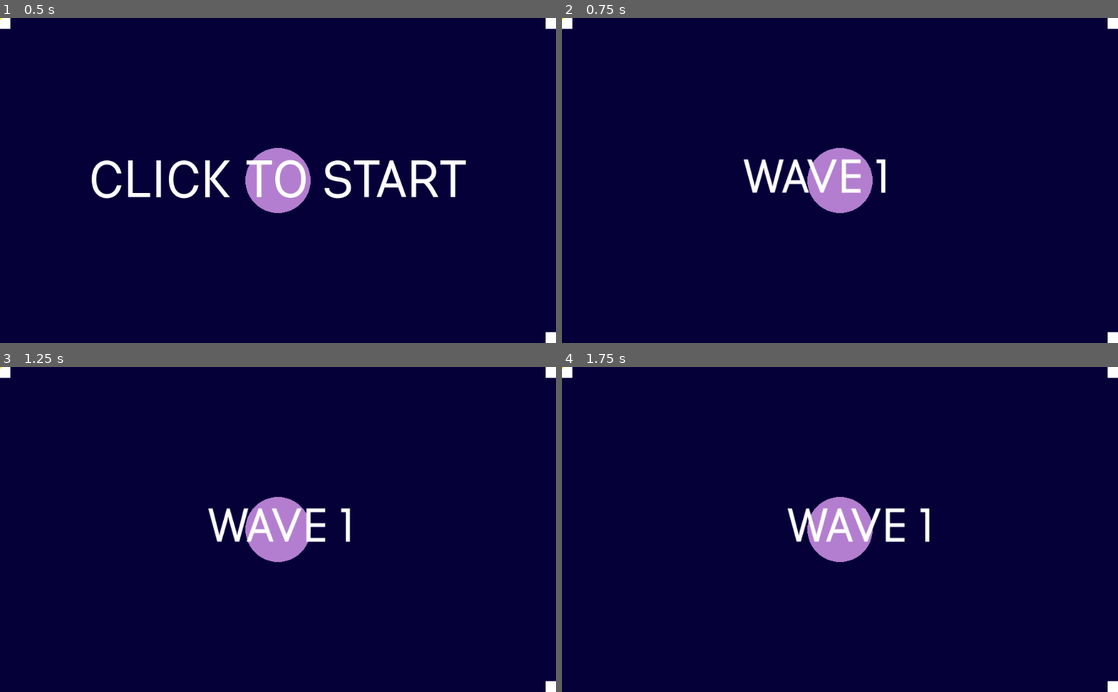
Above: before the commit, frames 1-4 (two rows, left to right).
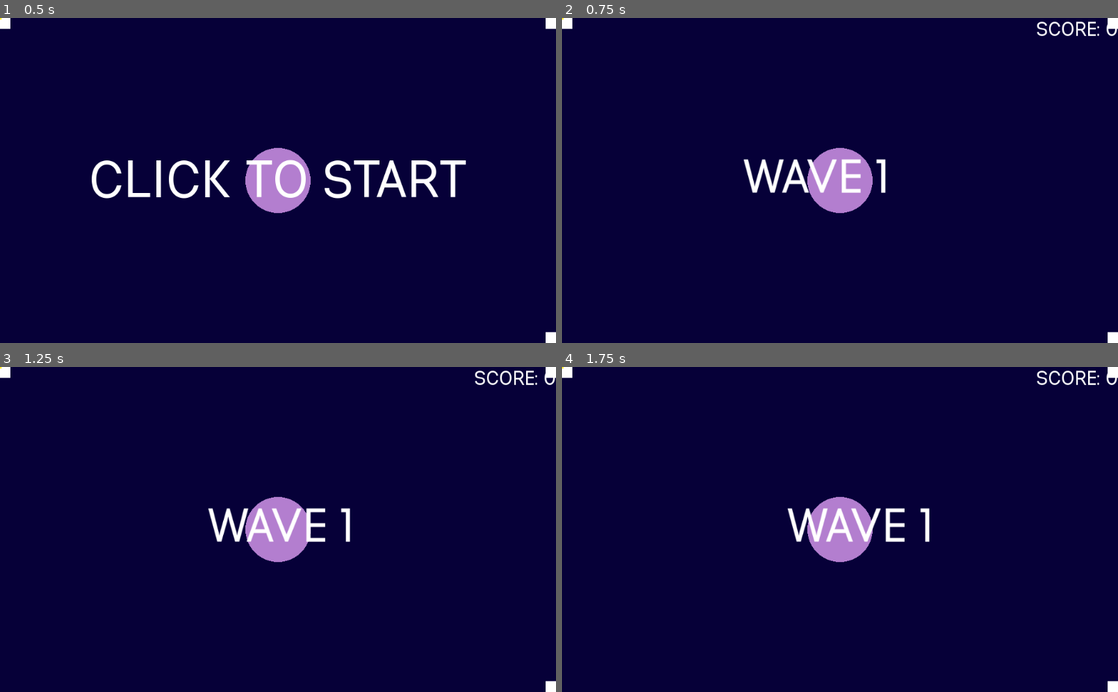
Above: after the commit, the same moments.

Repository: MrEliptik/voice_zombie
Game: Godot game, scene res://game.tscn
Two runs of this game, one before a commit and one after it. Both use one fixed random seed, a clock stepped at 60 frames per second and the inputs below.
Inputs:
- Up to frame 1 (0.5 s): no input
- Up to frame 2 (0.75 s): tap Enter (ui_accept) at 0.5 s
- Up to frame 3 (1.25 s): tap Enter (ui_accept) at 0.77 s
- Up to frame 4 (1.75 s): tap Enter (ui_accept) at 1.52 s

Frame 1 is identical in both runs. In frame 2, 0.2% of the frame differs, in the area x 85-100%, y 1-6%; in frame 3, 0.2%; in frame 4, 0.2%.

Commit message:
add score

Diff:
--- a/hud.gd
+++ b/hud.gd
@@ -5,6 +5,8 @@
 func _ready():
 	pass # Replace with function body.
 
+func set_score(score):
+	$Score.text = 'SCORE: ' + str(score)
 
 func set_wave(wave):
 	$Wave.text = 'WAVE ' + str(wave)
--- a/hud.tscn
+++ b/hud.tscn
@@ -62,6 +62,10 @@
 "times": PoolRealArray( 0, 0.2, 1.6, 1.8 )
 }
 
+[sub_resource type="DynamicFont" id=4]
+size = 36
+font_data = ExtResource( 1 )
+
 [node name="HUD" type="Control"]
 anchor_right = 1.0
 anchor_bottom = 1.0
@@ -110,3 +114,10 @@
 
 [node name="AnimationPlayer" type="AnimationPlayer" parent="."]
 anims/wave_switch = SubResource( 3 )
+
+[node name="Score" type="Label" parent="."]
+anchor_right = 1.0
+margin_bottom = 57.0
+custom_fonts/font = SubResource( 4 )
+text = "SCORE: 0"
+align = 2
Not shown: 1 places in hud.tscn that only renumber resources
